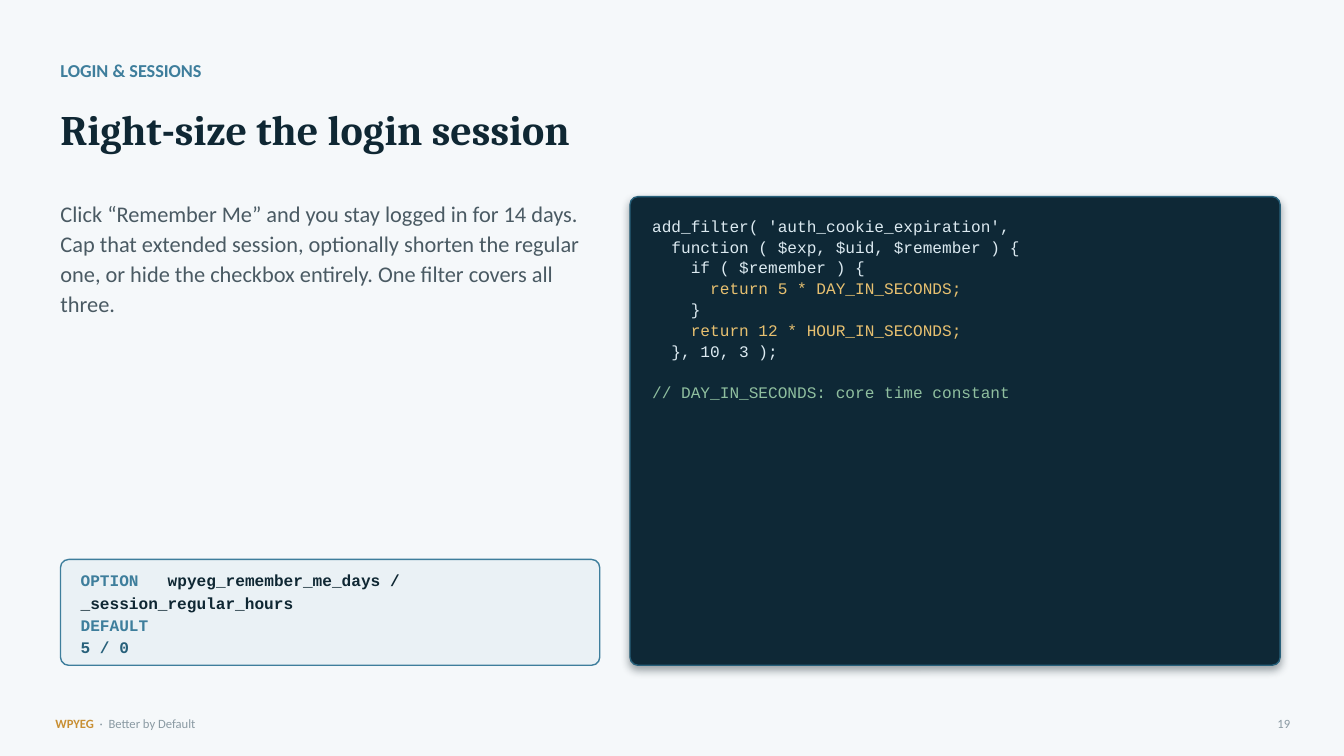
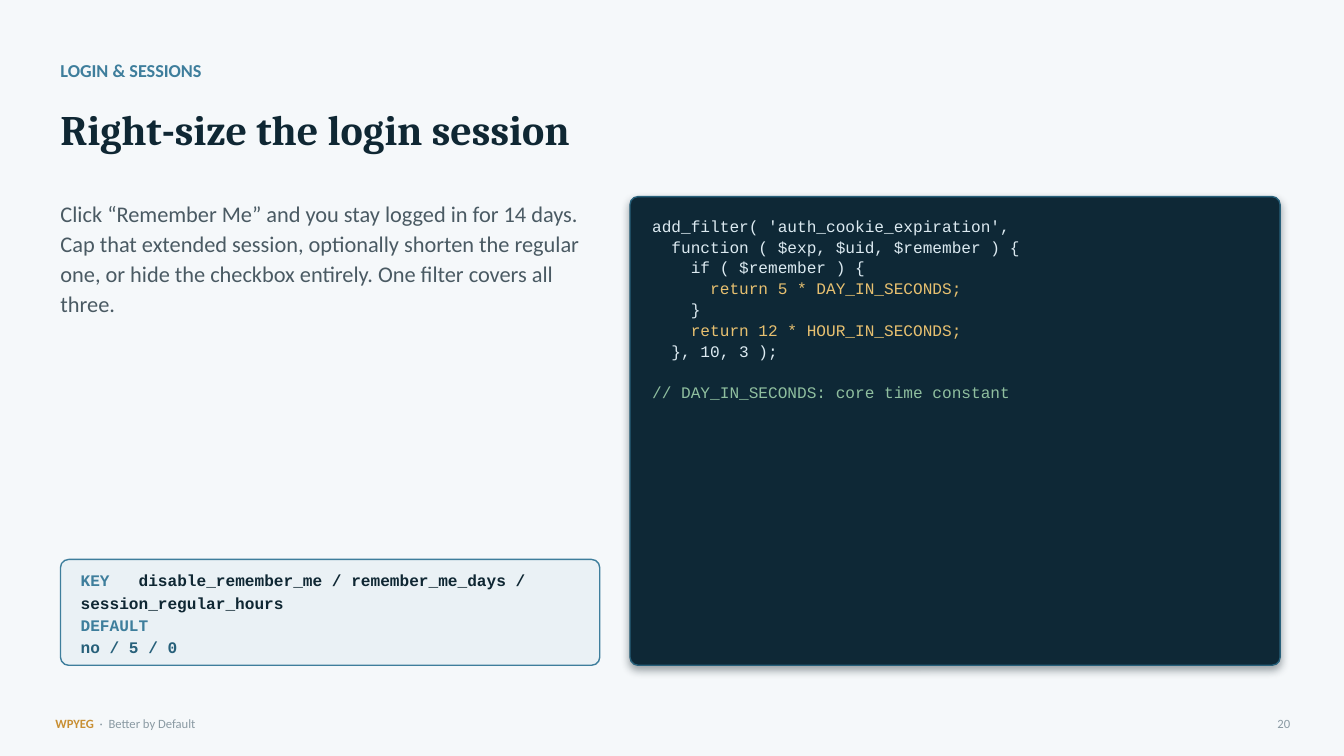
Before and after one commit to WPYEG/Better-by-Default, a slide deck: slide 20 of workshop/Better-by-Default.pptx (slide 19 before the commit). Drawn at 1344x756 pixels with LibreOffice and Linux fonts; fonts in the diff are those of the drawing. Boxes give left, top, right and bottom in pixels: in the first picture for what was removed or moved away, otherwise in the second. Text is boxed around its words. In the diff, an @@ line names an element or a change of style, - is before the commit and + after.

```diff
--- a/workshop/Better-by-Default.pptx
+++ b/workshop/Better-by-Default.pptx
@@ text at (x1=81, y1=575, x2=506, y2=613): text changed @@
-OPTION wpyeg_remember_me_days / _session_regular_hours
+KEY disable_remember_me / remember_me_days / session_regular_hours
@@ text at (x1=81, y1=642, x2=178, y2=653): text changed @@
-5 / 0
+no / 5 / 0
@@ text at (x1=1277, y1=720, x2=1290, y2=728): text changed @@
-19
+20
```
Also in this commit, not shown: 16 other slides changed, 4 slides added, 11 other files.
